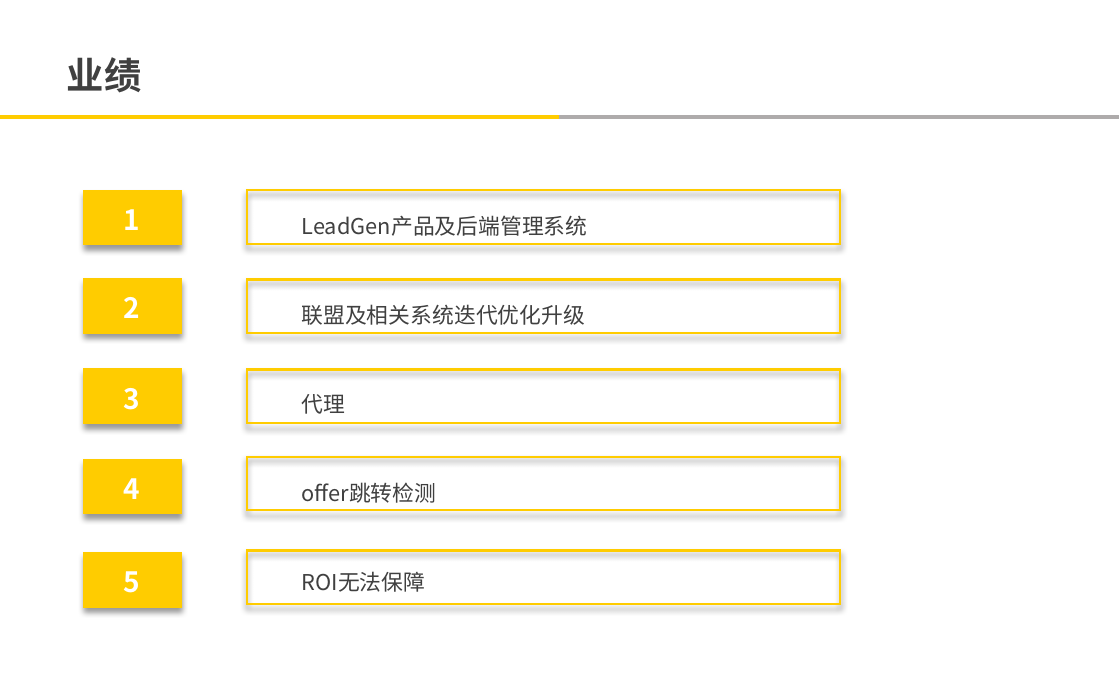
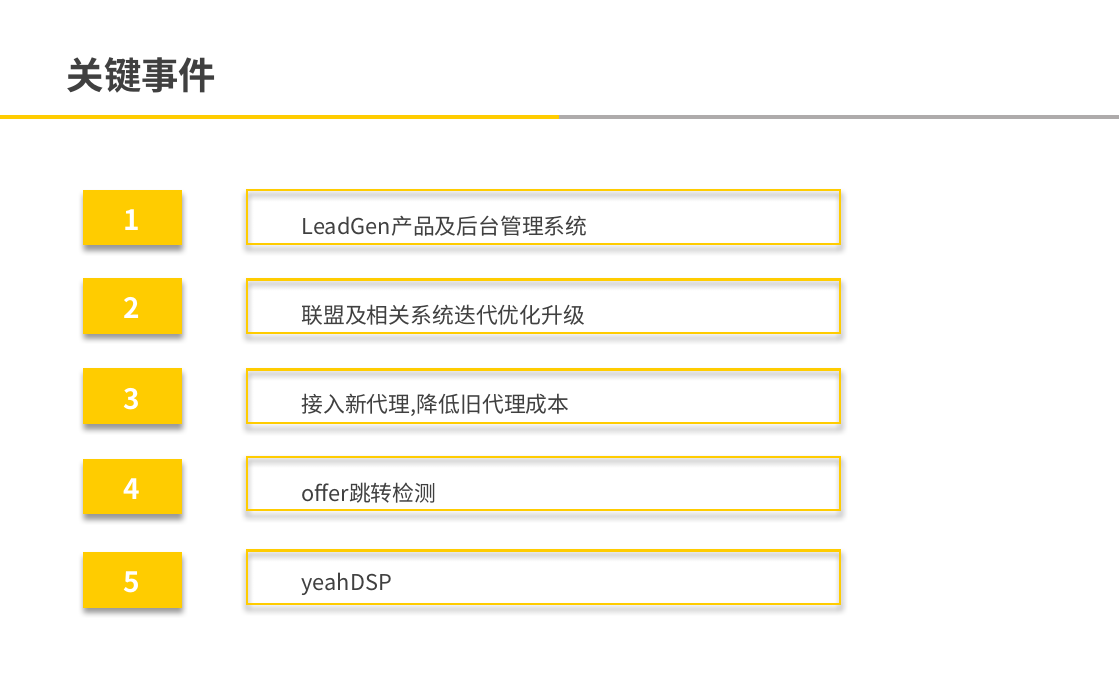
Before and after one commit to yian529/elaine, a slide deck: slide 7 of 申请/马爱莲-广告平台BU-国际业务部-产品技术组-申请职级T5.pptx (slide 4 before the commit). Drawn at 1120x700 pixels with LibreOffice and Linux fonts; fonts in the diff are those of the drawing; background and template pictures are left out. Boxes give left, top, right and bottom in pixels: in the first picture for what was removed or moved away, otherwise in the second. Text is boxed around its words. In the diff, an @@ line names an element or a change of style, - is before the commit and + after.

```diff
--- a/申请/马爱莲-广告平台BU-国际业务部-产品技术组-申请职级T5.pptx
+++ b/申请/马爱莲-广告平台BU-国际业务部-产品技术组-申请职级T5.pptx
@@ text at <box>67,57,216,93</box>: text changed @@
-业绩
+关键事件
@@ text at <box>302,215,588,236</box>: text changed @@
-  LeadGen产品及后端管理系统
+  LeadGen产品及后台管理系统
@@ text at <box>302,393,570,416</box>: text changed @@
-  代理
+  接入新代理,降低旧代理成本
@@ text at <box>302,572,392,595</box>: text changed @@
-  ROI无法保障
+  yeahDSP
```
Also in this commit, not shown: 2 other slides changed, 3 slides added, 1 slide removed, 5 other files.
